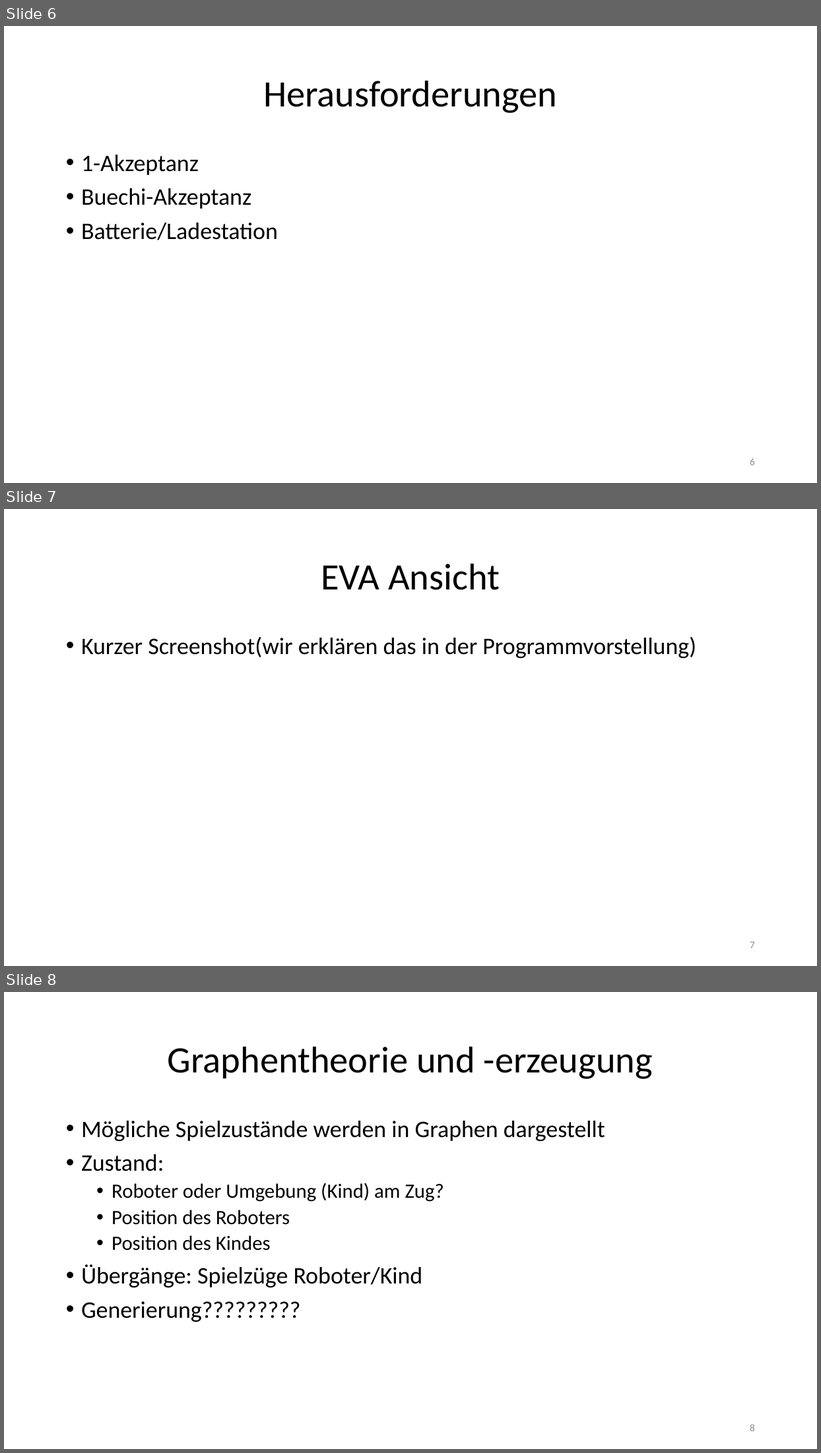
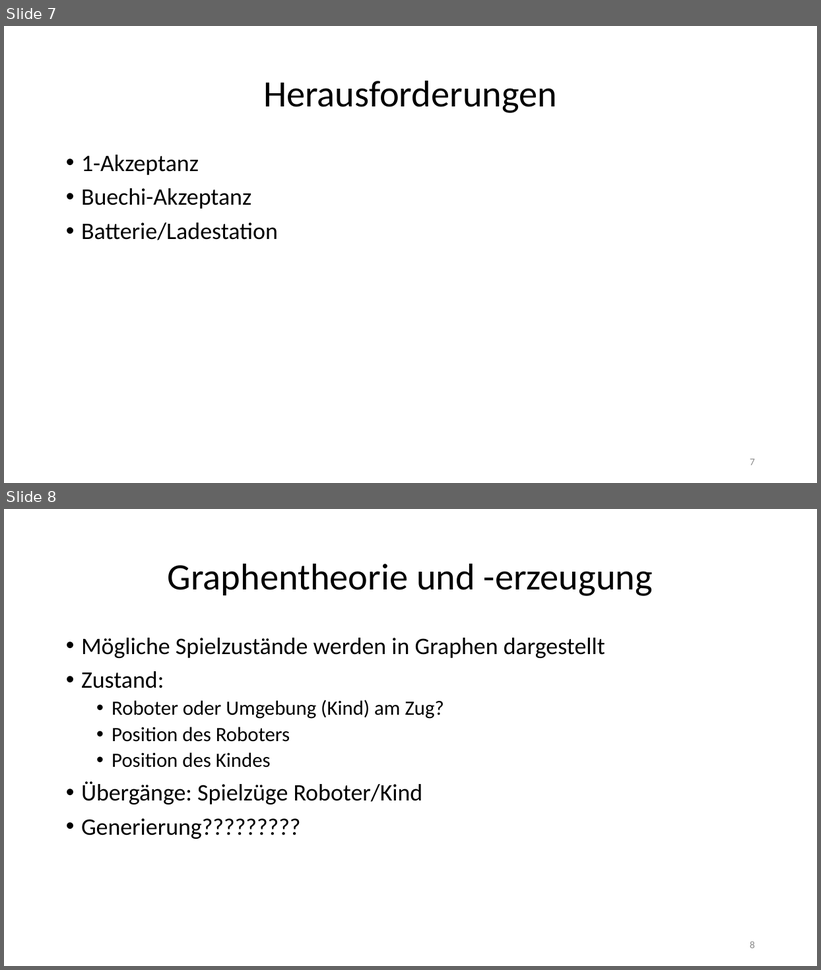
Before and after one commit to jhbruhn/fmes, a slide deck: Dokumentation/Roboter.pptx. Shown one above the other, each under a label of ours: slides 6, 7 and 8 before the commit, slides 7 and 8 after it. The pictures are 821x1453 and 821x970 pixels, drawn with LibreOffice and Linux fonts; fonts in the diff are those of the drawing; background and template pictures are left out. Boxes give left, top, right and bottom in pixels: in the first picture for what was removed or moved away, otherwise in the second. Text is boxed around its words. In the diff, an @@ line names an element or a change of style, - is before the commit and + after.

```diff
--- a/Dokumentation/Roboter.pptx
+++ b/Dokumentation/Roboter.pptx
@@ slide 7 removed at (4,509,817,966), background picture (left out) @@
@@ title removed at (321,563,500,590) @@
-EVA Ansicht
@@ text removed at (81,637,696,658) @@
-• Kurzer Screenshot(wir erklären das in der Programmvorstellung)
@@ page number removed at (750,942,755,949) @@
-7
@@ what was slide 6 is now slide 7 @@
@@ page number at (750,459,755,466): text changed @@
-6
+7
```
Also in this commit, not shown: 2 slides changed, 1 slide added.
